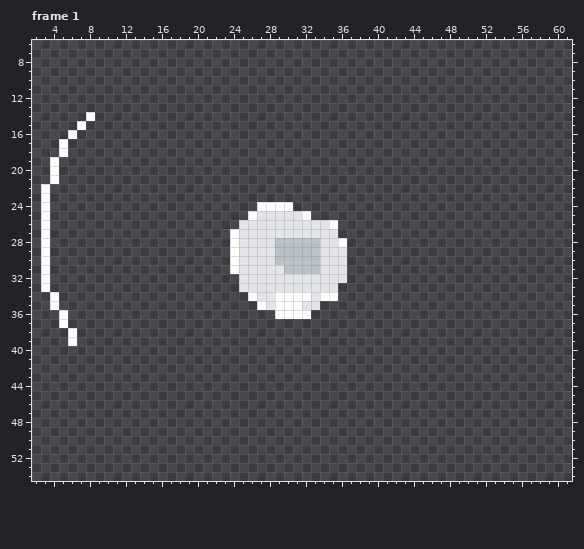
Two versions of one pixel-art file, Game Off Game Jam Prototype/Assets/Textures/Spectre/SpectralAnchors.aseprite. Above is the file before it was changed.
64x64 pixels, 10 frames. Shown: frame 1: x 2..61, y 6..54. The commit also changed other frames, which this record leaves out.
After:
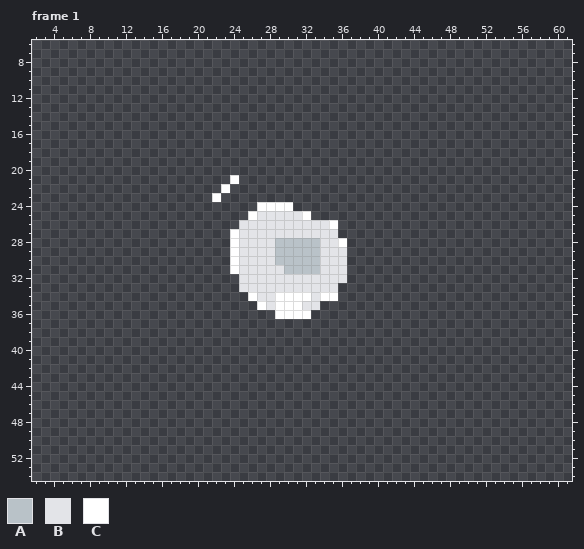
Palette (. is transparent): A #b9c2c8  B #e3e4e8  C #ffffff
Diff:
layer "Layer 4" now hidden
layer "Layer 7" added
Frame 1:
y 14: x 8 C -> .
y 15: x 7 C -> .
y 16: x 6 C -> .
y 17..18: x 5 C -> .
y 19..20: x 4 C -> .
y 21: x 4 C -> .; x 24 . -> C
y 22: x 3 C -> .; x 23 . -> C
y 23: x 3 C -> .; x 22 . -> C
y 24..33: x 3 C -> .
y 34..35: x 4 C -> .
y 36..37: x 5 C -> .
y 38..39: x 6 C -> .
Boxes around the changes in both pictures, in picture pixels (x1, y1, x2, y2):
erased: (41, 112, 95, 346)
added: (212, 175, 239, 202)
